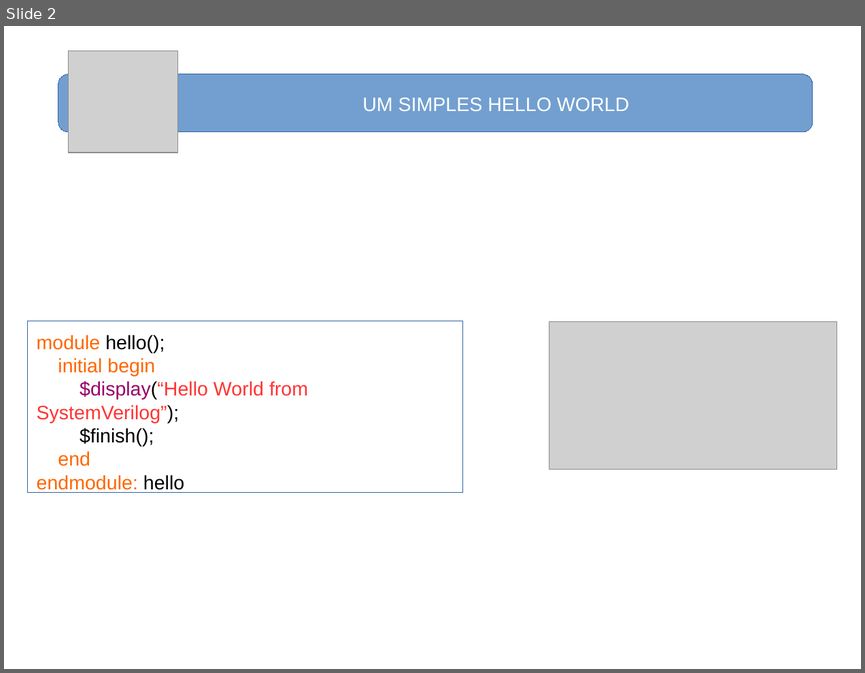
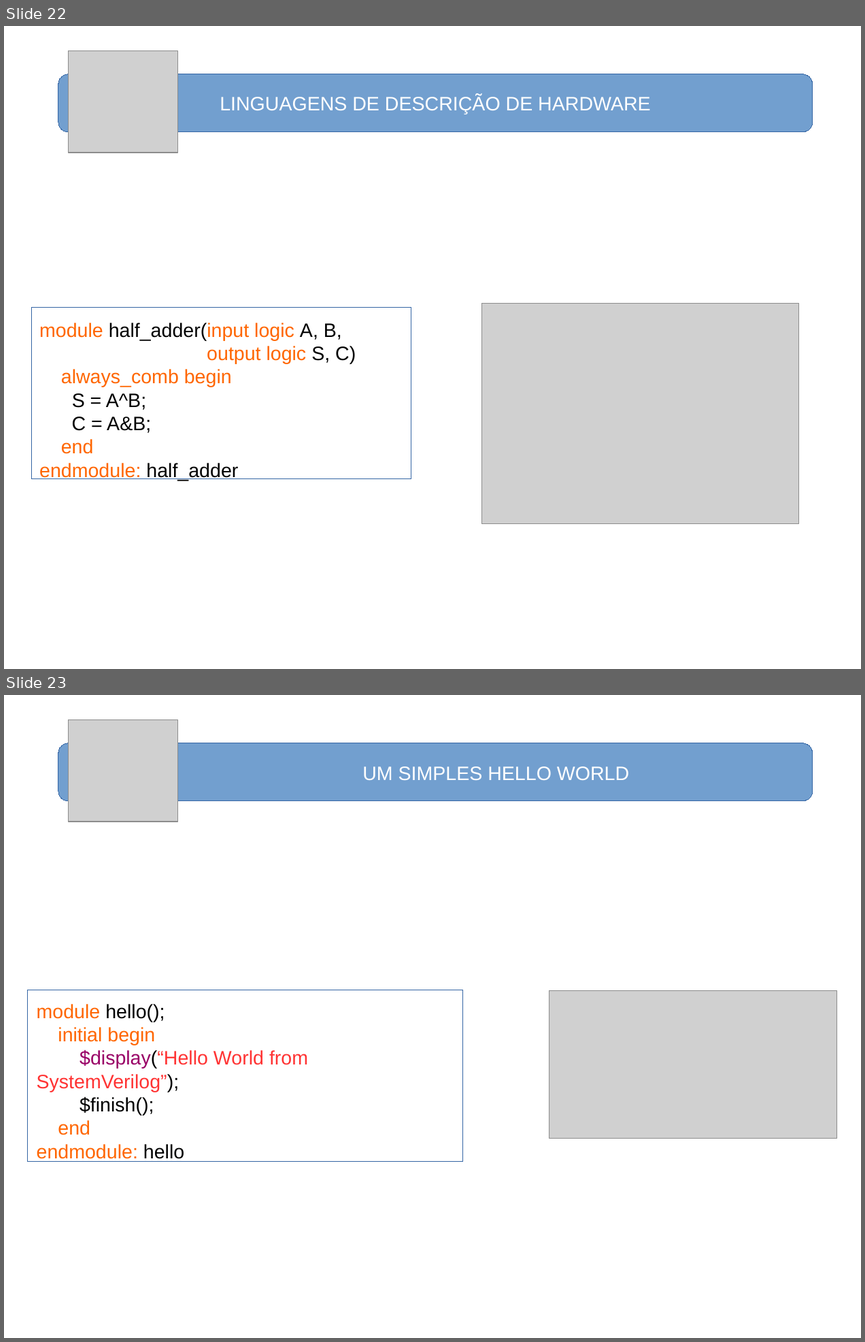
Before and after one commit to nelsoncsc/basicSV, a slide deck: docs/basicSV.odp. Shown one above the other, each under a label of ours: slide 2 before the commit, slides 22 and 23 after it. The pictures are 865x673 and 865x1342 pixels, drawn with LibreOffice and Linux fonts; fonts in the diff are those of the drawing; grey boxes stand for pictures. Boxes give left, top, right and bottom in pixels: in the first picture for what was removed or moved away, otherwise in the second. Text is boxed around its words. In the diff, an @@ line names an element or a change of style, - is before the commit and + after.

```diff
--- a/docs/basicSV.odp
+++ b/docs/basicSV.odp
@@ slide 22 added at (4,26,861,669), background #FFFFFF @@
@@ picture added at (68,51,177,152) @@
@@ rounded rectangle added at (58,74,813,131), fill #729FCF, outline #3465A4 0 pt, 18 pt, text #FFFFFF @@
+LINGUAGENS DE DESCRIÇÃO DE HARDWARE
@@ rounded rectangle added at (51,237,813,533), outline #FFFFFF 0 pt @@
@@ rectangle added at (32,308,411,480), fill #FFFFFF, outline #3465A4 0 pt @@
@@ picture added at (481,303,799,524) @@
@@ text added at (39,322,356,480), 18 pt, text #FF6600 @@
+module half_adder(input logic A, B,
+output logic S, C)
+always_comb begin
+S = A^B;
+C = A&B;
+end
+endmodule: half_adder
@@ what was slide 2 is now slide 23 @@
```
Also in this commit, not shown: 1 slide changed, 20 other slides added.
